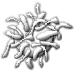
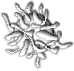
Before/after of a (74, 71) layered artwork. What changed in the layer stack:
"White Blood Cell copy": blend pass through → pin light over (x1=0, y1=0, x2=74, y2=71)
painted on "Layer 14" over (x1=30, y1=8, x2=50, y2=63)
painted on "Layer 21" over (x1=35, y1=29, x2=61, y2=42)
painted on "Layer 20 copy" over (x1=3, y1=28, x2=24, y2=43)
painted on "Layer 20" over (x1=18, y1=14, x2=31, y2=57)
painted on "Layer 19" over (x1=31, y1=9, x2=48, y2=62)
painted on "Layer 18 copy" over (x1=39, y1=20, x2=60, y2=51)
painted on "Layer 18" over (x1=14, y1=12, x2=30, y2=59)
painted on "Layer 17 copy" over (x1=7, y1=21, x2=36, y2=50)
painted on "Layer 17" over (x1=32, y1=15, x2=61, y2=56)
painted on "Layer 16 copy 2" over (x1=44, y1=24, x2=62, y2=47)
painted on "Layer 16" over (x1=6, y1=24, x2=24, y2=47)
painted on "Layer 15" over (x1=24, y1=16, x2=52, y2=55)
painted on "Layer 19 copy" over (x1=32, y1=10, x2=48, y2=61)
painted on "Layer 13" over (x1=14, y1=1, x2=32, y2=70)
painted on "Layer 14 copy" over (x1=23, y1=10, x2=37, y2=61)
painted on "Cell" over (x1=13, y1=13, x2=54, y2=58)
painted on "Layer 17 copy 2" over (x1=32, y1=0, x2=47, y2=71)
painted on "Layer 19 copy 2" over (x1=23, y1=0, x2=36, y2=71)
painted on "Layer 15 copy 2" over (x1=0, y1=12, x2=27, y2=59)
painted on "Layer 16 copy" over (x1=3, y1=15, x2=27, y2=56)
painted on "Layer 13 copy" over (x1=37, y1=1, x2=45, y2=70)
painted on "Layer 15 copy" over (x1=47, y1=20, x2=74, y2=51)
